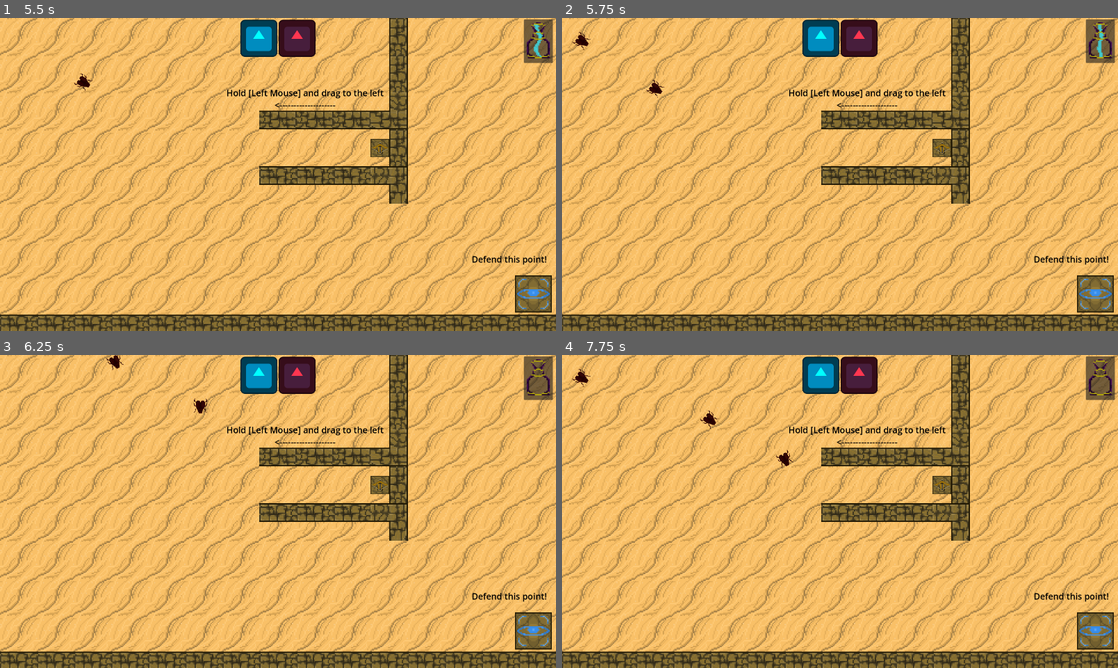
Above: before the commit, frames 1-4 (two rows, left to right).
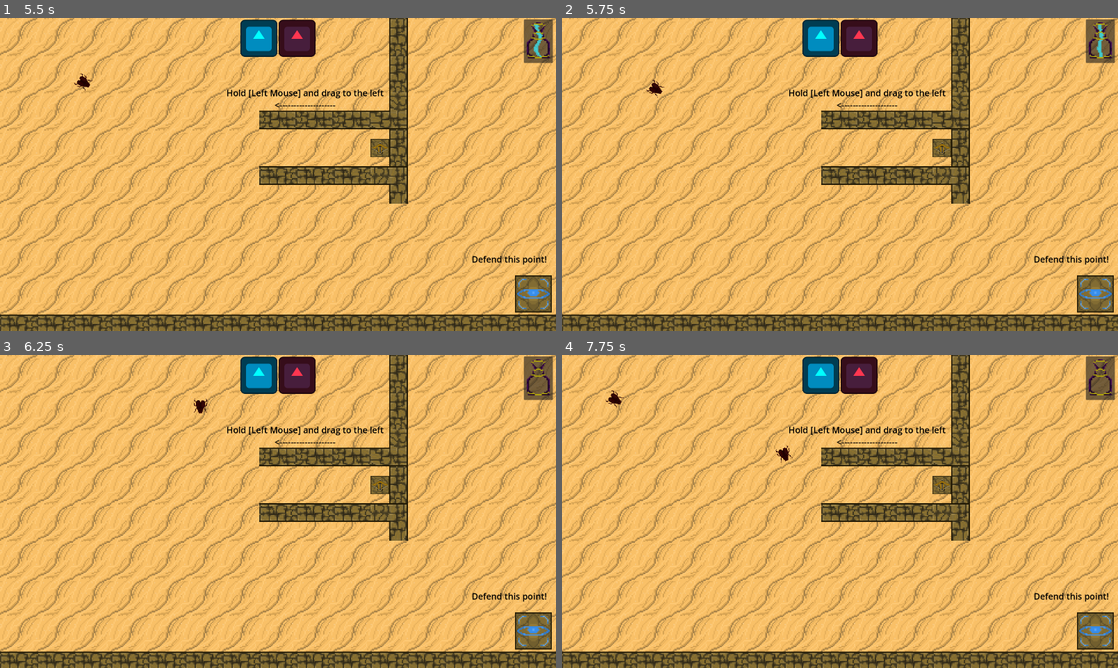
Above: after the commit, the same moments.

Repository: Kaczs/school-jam
Game: Godot game, scene res://Scenes/Levels/level1.tscn
Two runs of this game, one before a commit and one after it. Both use one fixed random seed, a clock stepped at 60 frames per second and the inputs below. The engine's default icon, where the game draws it, is replaced by a stand-in: a white triangle on a blue panel in a dark square.
Inputs (mouse positions are in pixels of both pictures, inside the frame that each line leads up to):
- Up to frame 1 (5.5 s): move the mouse to (400, 158) at 0.52 s; press the mouse at (400, 158) at 0.53 s; release the mouse at (400, 158) at 1.25 s; drag from (166, 190) to (366, 149) at 1.27 s; move the mouse to (333, 105) at 2.02 s; press the mouse at (333, 105) at 2.03 s; tap 1 (local_wind) at 2.1 s; release the mouse at (333, 105) at 2.75 s; drag from (250, 237) to (216, 149) at 2.77 s; move the mouse to (444, 221) at 3.52 s; hold L 3.53-4.25 s; click (444, 221) at 3.8 s; drag from (111, 127) to (194, 96) at 4.27 s; move the mouse to (305, 174) at 5.02 s; press the mouse at (305, 174) at 5.03 s; tap 2 (global_wind) at 5.1 s
- Up to frame 2 (5.75 s): no input
- Up to frame 3 (6.25 s): release the mouse at (305, 511) at 5.75 s; drag from (194, 433) to (166, 527) at 5.77 s
- Up to frame 4 (7.75 s): move the mouse to (962, 495) at 6.52 s; press the mouse at (962, 495) at 6.53 s; release the mouse at (962, 495) at 7.25 s; drag from (728, 527) to (940, 483) at 7.27 s

Frame 1 is identical in both runs. In frame 2, less than 0.1% of the frame differs, in the area x 1-6%, y 4-11%; in frame 3, less than 0.1%; in frame 4, 0.3%, in the area x 1-42%, y 4-36%.

Commit message:
Last changes, level done

Diff:
--- a/Scenes/Levels/level1.tscn
+++ b/Scenes/Levels/level1.tscn
@@ -27,7 +27,7 @@
 script = ExtResource("4_m0h5h")
 scene = ExtResource("5_20uw2")
 count = 6
-spawn_rate = 2.0
+spawn_rate = 3.0
 metadata/_custom_type_script = "uid://bvjbq0juon6qg"
 
 [sub_resource type="Resource" id="Resource_nqasx"]
@@ -155,7 +155,7 @@
 
 [node name="BallistaTower2" parent="." unique_id=438066032 instance=ExtResource("8_i36j2")]
 visible = false
-position = Vector2(1662, 262)
+position = Vector2(1672, 410)
 
 [connection signal="body_entered" from="BallistaTower/AttackRange" to="BallistaTower" method="_on_attack_range_body_entered"]
 [connection signal="body_exited" from="BallistaTower/AttackRange" to="BallistaTower" method="_on_attack_range_body_exited"]
--- a/Scripts/wind_controller.gd
+++ b/Scripts/wind_controller.gd
@@ -72,6 +72,5 @@
 func _on_regen_timer_timeout() -> void:
 	if current_wind < max_wind:
 		current_wind += 1
+		# Primarily for the UI element showing wind
 		EventBus.emit_signal("wind_changed", current_wind)
-	#Adjust sprite
-	print("Current wind: ", current_wind)
